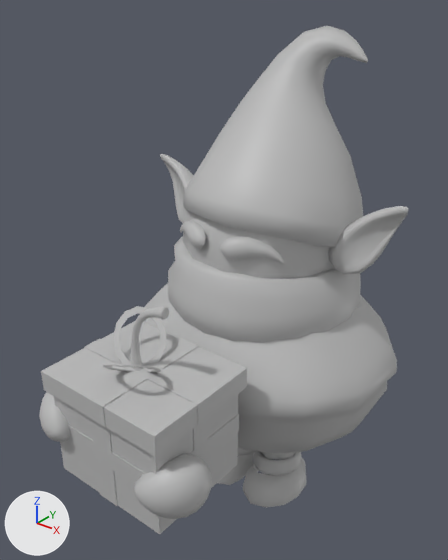
Before and after pictures for a commit that changed the FBX model _UNITY/G1_TD_Santower_Project/Assets/TD/Models_Sprites/Characters/fat_elf/Fat_Elf_Low_Poly.fbx.
Before and after are seen from a 50 mm camera at (1.272, -1.61, 1.1) aimed at (-0.036, 0.025, 0.087). The axes (+X, +Y, +Z) are drawn at lower left. The lights are the same throughout. Where no turn or scale is listed for an object, it has been applied to the vertices.

Names of what the first picture shows: 'Fat_Elf_Body', 'Fat_Elf_Foot', 'Fat_Elf_Gift', 'Fat_Elf_Hands', 'Fat_Elf_Hat', 'Fat_Elf_Head'.
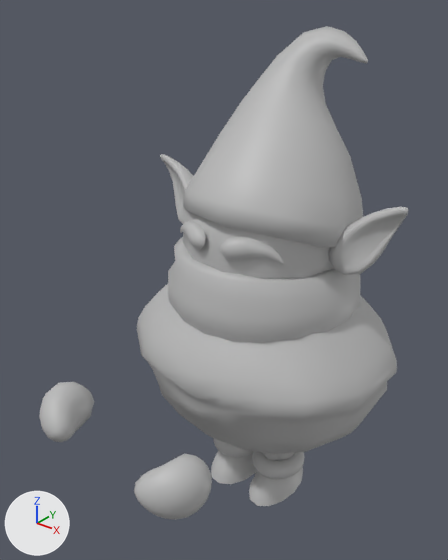
Changed parts and their boxes (x1, y1, x2, y2) in the pictures (448 x 560 px):
'Fat_Elf_Body', moved: before (144, 236, 397, 460); after (137, 237, 397, 460)
'Fat_Elf_Gift', deleted: before (41, 306, 247, 534)
'Fat_Elf_Hat', moved: (183, 26, 368, 247) in both
'Fat_Elf_Head', moved: before (160, 154, 409, 278); after (160, 154, 409, 279)
'Fat_Elf_Foot', moved: before (218, 447, 307, 508); after (211, 439, 305, 506)

The change in detail:
Object 'Fat_Elf_Hat' (ob_fat_elf_hat) moves from (0.013, 0.251, 0.555) to (0.013, 0.251, 0.553).
Object 'Fat_Elf_Body' (ob_fat_elf_body) moves from (-0.004, 0.228, -0.305) to (-0.004, 0.228, -0.307).
Object 'Fat_Elf_Head' (ob_fat_elf_head) moves from (0.008, 0.213, 0.226) to (0.008, 0.213, 0.224).
Object 'Fat_Elf_Gift' (ob_fat_elf_gift) is deleted.
Object 'Fat_Elf_Foot' (ob_fat_elf_foot) moves from (0.008, 0.195, -0.856) to (0.011, 0.207, -0.86).
